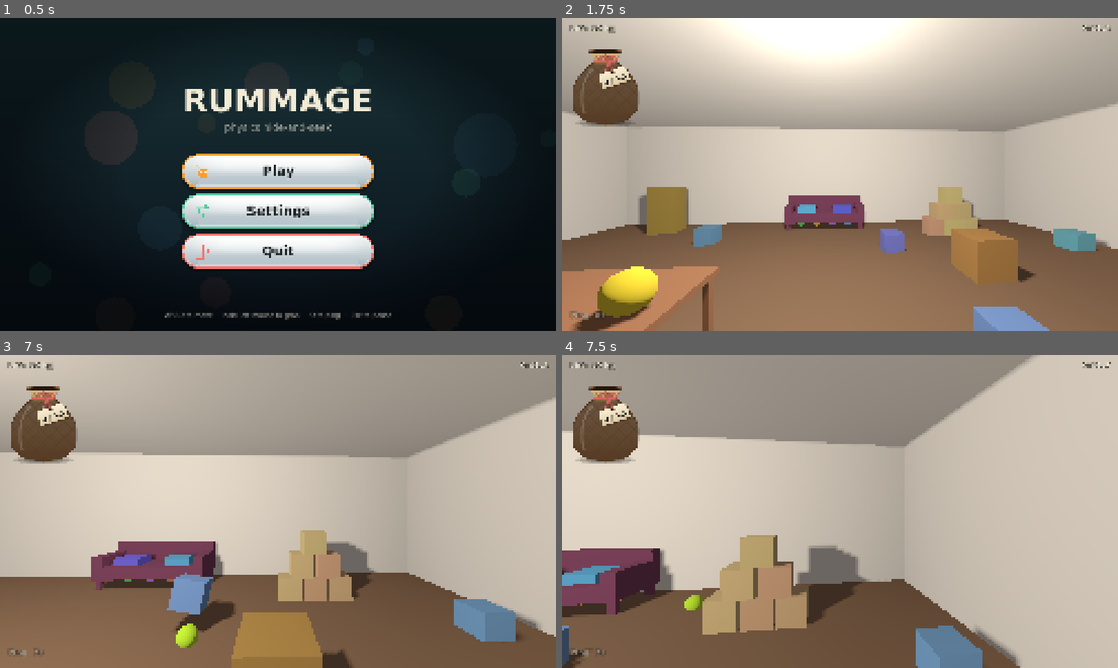
Above: before the commit, frames 1-4 (two rows, left to right).
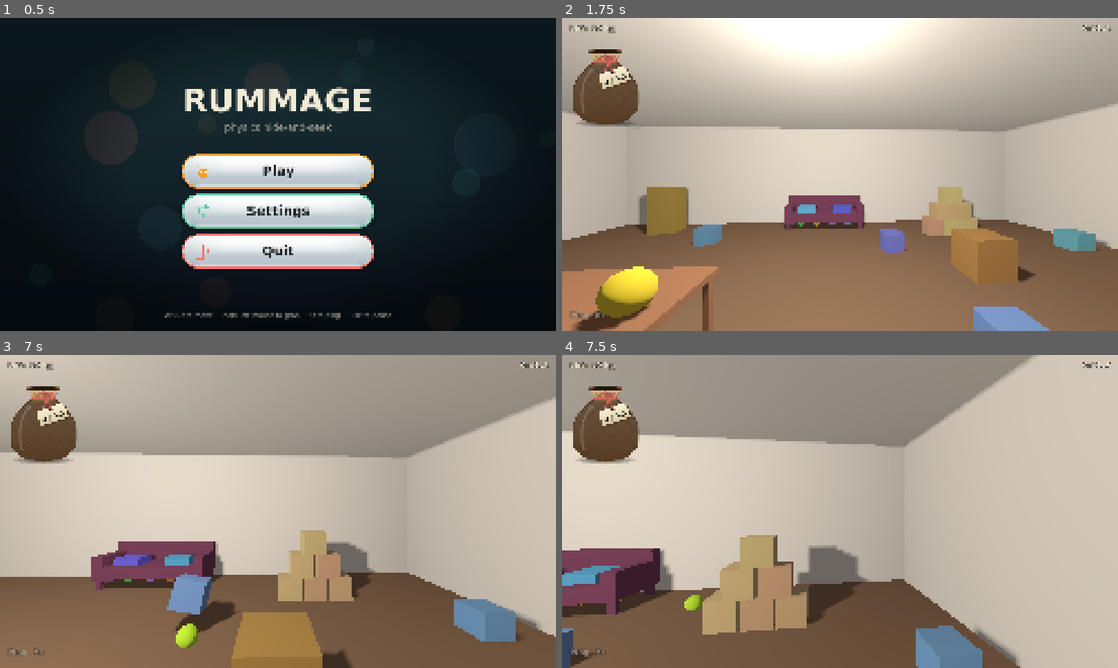
Above: after the commit, the same moments.

Repository: westo27/rummage
Game: Godot game, scene res://scenes/title.tscn
The game is run twice, just before and just after one commit, with the same random seed, the same clock (stepped at 60 frames per second) and the same inputs.
Inputs (mouse positions are in pixels of both pictures, inside the frame that each line leads up to):
- Up to frame 1 (0.5 s): no input
- Up to frame 2 (1.75 s): click (840, 171) at 0.5 s; tap Enter at 1.25 s; move the mouse to (867, 174) at 1.27 s; press the mouse at (867, 174) at 1.28 s; hold W (move_forward) from 1.28 s (still down); tap Q (ping) at 1.55 s
- Up to frame 3 (7 s): move the mouse to (250, 511) at 2.02 s; release the mouse at (250, 511) at 2.03 s; tap Q (ping) at 2.1, 3.8 s; tap Shift (run) at 2.3, 4.55, 6.6 s; move the mouse to (289, 505) at 2.77 s; hold Shift (run) 2.78-3.53 s; click (289, 505) at 3.05 s; tap R (restart) at 3.5, 5.75 s; move the mouse to (272, 517) at 3.52 s; tap Mouse wheel up (beam_further) at 3.6 s; click (272, 517) at 3.67 s; move the mouse to (316, 514) at 4.27 s; hold Mouse wheel down (beam_nearer) 4.28-5.03 s; move the mouse to (233, 508) at 5.02 s; click (233, 508) at 5.1 s; move the mouse to (283, 511) at 5.77 s; hold Q (ping) 5.78-6.53 s; click (283, 511) at 5.92 s; move the mouse to (255, 505) at 6.52 s; release W (move_forward) at 6.53 s; hold D (move_right) from 6.53 s (still down)
- Up to frame 4 (7.5 s): move the mouse to (867, 511) at 7.27 s; release D (move_right) at 7.28 s; hold W (move_forward) from 7.28 s (still down); hold F (throw) from 7.28 s (still down)

Frame 1 is identical in both runs. In frame 2, less than 0.1% of the frame differs, in the area x 6-13%, y 79-100%; in frame 3, less than 0.1%; in frame 4, 0.2%, in the area x 0-6%, y 86-100%.

Commit message:
Add impact sounds: real knocks per material, in 3D
Your choices: real knocks, one sound per material, positioned in 3D,
quieter than the creature squeaks.

- Tones.knock() builds each material's knock from filtered noise plus
  ringing tones (paper, wood, soft, rubber, plastic), three takes each.
- Props listen for hits in _integrate_forces using Jolt's contact
  impulses: a sudden jump in push, summed over three ticks, divided by
  mass. Resting, rolling and dragging stay silent.
- ImpactAudio (Game.impacts) plays them through a pool of 14 3D speakers,
  lower for heavier props, louder for harder hits, capped below squeaks.
- New Impacts tunables; check_impacts test; render_knocks tool saves
  every prop's knock to WAV.

Diff:
--- a/config/tunables.gd
+++ b/config/tunables.gd
@@ -96,3 +96,15 @@
 ## Each creature answers after (its distance × this) seconds, so the answers
 ## ripple outward like sonar and nearer ones come first.
 @export var ping_delay_per_metre: float = 0.07
+
+@export_group("Impacts")
+## A hit has to change an object's speed by at least this much (m/s) to make
+## a sound. Below it, things settling, rolling and sliding stay quiet.
+@export var impact_min_speed: float = 0.8
+## A hit this hard (m/s) or harder plays at full loudness. A crate dropped
+## from head height lands at about 7.
+@export var impact_full_speed: float = 7.0
+## Loudness of the hardest knock, in decibels. The creature squeaks play at
+## squeak_volume_db (-4); keeping this well below means a squeak can always
+## be heard through a crash.
+@export var impact_max_db: float = -10.0
--- a/scenes/props/ball.tscn
+++ b/scenes/props/ball.tscn
@@ -19,6 +19,7 @@
 continuous_cd = true
 script = ExtResource("1_prop")
 hold_radius = 0.12
+impact_material = 3
 tint_variation = 0.4
 
 [node name="Mesh0" type="MeshInstance3D" parent="."]
--- a/scenes/props/bin.tscn
+++ b/scenes/props/bin.tscn
@@ -30,6 +30,7 @@
 continuous_cd = true
 script = ExtResource("1_prop")
 hold_radius = 0.3
+impact_material = 4
 tint_variation = 0.25
 
 [node name="Mesh0" type="MeshInstance3D" parent="."]
--- a/scenes/props/book.tscn
+++ b/scenes/props/book.tscn
@@ -18,6 +18,7 @@
 continuous_cd = true
 script = ExtResource("1_prop")
 hold_radius = 0.15
+impact_material = 0
 tint_variation = 0.7
 
 [node name="Mesh0" type="MeshInstance3D" parent="."]
--- a/scenes/props/cushion.tscn
+++ b/scenes/props/cushion.tscn
@@ -18,6 +18,7 @@
 continuous_cd = true
 script = ExtResource("1_prop")
 hold_radius = 0.3
+impact_material = 2
 tint_variation = 0.2
 
 [node name="Mesh0" type="MeshInstance3D" parent="."]
--- a/scenes/props/small_box.tscn
+++ b/scenes/props/small_box.tscn
@@ -18,6 +18,7 @@
 continuous_cd = true
 script = ExtResource("1_prop")
 hold_radius = 0.3
+impact_material = 0
 tint_variation = 0.08
 
 [node name="Mesh0" type="MeshInstance3D" parent="."]
--- a/scenes/props/sofa.tscn
+++ b/scenes/props/sofa.tscn
@@ -35,6 +35,7 @@
 mass = 60.0
 script = ExtResource("1_prop")
 hold_radius = 1.2
+impact_material = 2
 keep_upright_until_grabbed = true
 
 [node name="Mesh0" type="MeshInstance3D" parent="." unique_id=314207876]
--- a/scripts/game.gd
+++ b/scripts/game.gd
@@ -12,6 +12,8 @@
 ## The player's own preferences (look sensitivity, volume, invert). Lives here
 ## so it survives scene changes and restarts. See scripts/settings.gd.
 var settings: Settings
+## Plays the knocks when props hit things. See scripts/impact_audio.gd.
+var impacts: ImpactAudio
 
 
 func _ready() -> void:
@@ -23,6 +25,8 @@
 	settings.apply_audio()
 	# Swap the mouse arrow for the menus' pointing hand. See pointer_cursor.gd.
 	add_child(PointerCursor.new())
+	impacts = ImpactAudio.new()
+	add_child(impacts)
 
 
 ## Controls are defined here in code rather than in Project Settings > Input Map
--- /dev/null
+++ b/scripts/impact_audio.gd
@@ -0,0 +1,76 @@
+class_name ImpactAudio
+extends Node
+## Plays the knock when a prop hits something, from the spot where it
+## happened, so a crash behind you sounds behind you.
+##
+## A small pool of 3D speakers is shared by every prop, rather than one each:
+## it caps how many knocks can sound at once, so a whole shelf of books
+## tumbling down is a clatter rather than a wall of noise. When every speaker
+## is busy, the one that started longest ago is reused.
+##
+## The Game autoload makes one of these at startup, reachable as Game.impacts.
+## prop.gd decides when something was hit and how hard; this decides what
+## that sounds like.
+
+const VOICES: int = 14
+## Each material's knock is tuned to sound right at roughly this mass (kg).
+## Lighter things play it higher and heavier things lower, which is what
+## turns the soft cushion thump into the sofa's deep thud.
+const REFERENCE_MASS: Dictionary = {
+	Tones.ImpactMaterial.PAPER: 0.75,
+	Tones.ImpactMaterial.WOOD: 7.0,
+	Tones.ImpactMaterial.SOFT: 0.4,
+	Tones.ImpactMaterial.RUBBER: 0.3,
+	Tones.ImpactMaterial.PLASTIC: 2.5,
+}
+
+## Every knock played, newest last: {material, at, speed, mass, db, pitch}.
+## Kept only so tests can check what was heard; trimmed to the last 64.
+var log: Array[Dictionary] = []
+
+var _voices: Array[AudioStreamPlayer3D] = []
+var _oldest: int = 0
+
+
+func _ready() -> void:
+	for i in VOICES:
+		var voice := AudioStreamPlayer3D.new()
+		# The same falloff with distance as the creature squeaks, so the two
+		# sit together in the room.
+		voice.unit_size = 3.0
+		voice.max_distance = 18.0
+		add_child(voice)
+		_voices.append(voice)
+
+
+## `speed` is how hard it hit, as the change in velocity the hit caused (m/s).
+func play(material: Tones.ImpactMaterial, at: Vector3, speed: float, mass: float) -> void:
+	var tune: Tunables = Game.tune
+	var hardness: float = clampf(
+		(speed - tune.impact_min_speed) / (tune.impact_full_speed - tune.impact_min_speed), 0.0, 1.0)
+	# Heavier things are a little louder for the same hit: a 115 kg wardrobe
+	# landing gently still makes itself heard.
+	var heft: float = clampf(0.4 + 0.12 * log(mass + 1.0) / log(2.0), 0.4, 1.2)
+	var loudness: float = hardness * heft
+	if loudness < 0.03:
+		return
+	var voice: AudioStreamPlayer3D = _free_voice()
+	voice.stream = Tones.knock(material, randi() % Tones.KNOCK_VARIANTS)
+	voice.global_position = at
+	voice.volume_db = linear_to_db(loudness) + tune.impact_max_db
+	var pitch: float = pow(REFERENCE_MASS[material] / maxf(mass, 0.01), 0.2)
+	voice.pitch_scale = clampf(pitch, 0.5, 1.6) * randf_range(0.94, 1.06)
+	voice.play()
+	log.append({"material": material, "at": at, "speed": speed, "mass": mass,
+		"db": voice.volume_db, "pitch": voice.pitch_scale})
+	if log.size() > 64:
+		log.pop_front()
+
+
+func _free_voice() -> AudioStreamPlayer3D:
+	for voice in _voices:
+		if not voice.playing:
+			return voice
+	var reused: AudioStreamPlayer3D = _voices[_oldest]
+	_oldest = (_oldest + 1) % VOICES
+	return reused
--- a/scripts/prop.gd
+++ b/scripts/prop.gd
@@ -19,6 +19,8 @@
 ## first lifts it. Used for the sofa and wardrobe, so a lucky throw can't topple
 ## a gated object and skip the gate.
 @export var keep_upright_until_grabbed: bool = false
+## What it's made of, which picks its knock when it hits something.
+@export var impact_material: Tones.ImpactMaterial = Tones.ImpactMaterial.WOOD
 
 ## Collision layer bit values: layer N has value 2^(N-1). See NOTES.md.
 const LAYER_WORLD: int = 1
@@ -28,8 +30,26 @@
 
 const SHUDDER_SECONDS: float = 0.35
 const SHUDDER_AMOUNT: float = 0.035
+## At most one knock per object this often (seconds), so a box rattling on
+## the floor doesn't buzz.
+const KNOCK_COOLDOWN: float = 0.07
+## No knocks for this long after the room loads, while everything settles.
+const QUIET_AFTER_LOAD: float = 1.2
 
 var is_held: bool = false
+
+## How hard the contacts were pushing last physics tick. A knock is a sudden
+## jump above this, so steady pushes (resting on the floor, being dragged
+## along it) make no sound however hard they press.
+var _last_contact_push: float = 0.0
+var _knock_ready_at: float = 0.0
+## A hit is gathered over a few ticks before it's played, because something
+## big lands corner by corner rather than all at once. While gathering:
+## ticks left, the push it was resting with before the hit, and the extra
+## push added up so far.
+var _gather_ticks: int = 0
+var _gather_baseline: float = 0.0
+var _gather_total: float = 0.0
 
 var _meshes: Array[MeshInstance3D] = []
 var _mesh_rest_positions: Array[Vector3] = []
@@ -51,6 +71,10 @@
 	if keep_upright_until_grabbed:
 		axis_lock_angular_x = true
 		axis_lock_angular_z = true
+	# Contacts are only reported to _integrate_forces with monitoring on.
+	contact_monitor = true
+	max_contacts_reported = 4
+	_knock_ready_at = _now() + QUIET_AFTER_LOAD
 	# _physics_process runs every tick once enabled. Most props sit still, so it
 	# stays off until a shudder or a player-collision check needs it.
 	set_physics_process(false)
@@ -95,6 +119,49 @@
 	var waiting_for_player: bool = _ignored_body != null and not is_held
 	if _shudder_left <= 0.0 and not waiting_for_player:
 		set_physics_process(false)
+
+
+## Called by the physics engine during each step, for awake bodies only, with
+## that step's contacts. Used here just to listen for hits.
+##
+## Each contact reports the impulse (push) it gave this tick. Divided by
+## mass, pushes measure how much a hit changed the object's velocity, so a
+## book and a wardrobe are on the same scale.
+##
+## A hit starts when the push jumps sharply above what it was the tick
+## before. From then, the extra push over the next GATHER_TICKS ticks is
+## added up and played as one knock, so a sofa landing leg by leg sounds as
+## hard as it really was.
+const GATHER_TICKS: int = 3
+
+
+func _integrate_forces(state: PhysicsDirectBodyState3D) -> void:
+	var push: float = 0.0
+	for i in state.get_contact_count():
+		push += state.get_contact_impulse(i).length()
+	var jump: float = (push - _last_contact_push) / mass
+	_last_contact_push = push
+
+	if _gather_ticks > 0:
+		_gather_total += maxf(push - _gather_baseline, 0.0)
+		_gather_ticks -= 1
+		if _gather_ticks == 0:
+			Game.impacts.play(impact_material, state.transform.origin, _gather_total / mass, mass)
+		return
+
+	if jump < Game.tune.impact_min_speed:
+		return
+	var now: float = _now()
+	if now < _knock_ready_at:
+		return
+	_knock_ready_at = now + KNOCK_COOLDOWN
+	_gather_baseline = push - jump * mass  # what it was pushing with before
+	_gather_total = push - _gather_baseline
+	_gather_ticks = GATHER_TICKS - 1
+
+
+func _now() -> float:
+	return Time.get_ticks_msec() / 1000.0
 
 
 func _update_shudder(delta: float) -> void:
--- a/scripts/tones.gd
+++ b/scripts/tones.gd
@@ -18,6 +18,92 @@
 ## A longer rising sweep: played when you catch a creature.
 static func capture() -> AudioStreamWAV:
 	return chirp(500.0, 1900.0, 0.2)
+
+
+## What a prop is made of, which decides how it sounds when it hits something.
+## Set per prop scene (Prop.impact_material).
+enum ImpactMaterial { PAPER, WOOD, SOFT, RUBBER, PLASTIC }
+
+## How many slightly different takes of each knock are made, so the same
+## object hitting the floor twice doesn't sound copy-pasted.
+const KNOCK_VARIANTS: int = 3
+
+## The recipe for each material's knock. A knock is a burst of noise (the
+## slap or click of contact) plus a few ringing tones (the body of the object
+## sounding), each fading away at its own rate.
+##   length   seconds of audio
+##   attack   seconds to reach full volume (soft things push in slowly)
+##   noise    [loudness, fade time in s, brightness 0..1]
+##   modes    ringing tones: [frequency Hz, loudness, fade time in s]
+##   drop     how much higher the tones start than they end (rubber's "bonk")
+const KNOCK_RECIPES: Dictionary = {
+	ImpactMaterial.PAPER: {"length": 0.12, "attack": 0.0005, "noise": [0.9, 0.018, 0.55],
+		"modes": [[260.0, 0.35, 0.03], [640.0, 0.15, 0.02]], "drop": 0.0},
+	ImpactMaterial.WOOD: {"length": 0.32, "attack": 0.0005, "noise": [0.45, 0.012, 0.35],
+		"modes": [[180.0, 0.55, 0.11], [420.0, 0.4, 0.07], [810.0, 0.2, 0.04]], "drop": 0.0},
+	ImpactMaterial.SOFT: {"length": 0.26, "attack": 0.006, "noise": [0.5, 0.05, 0.06],
+		"modes": [[95.0, 0.6, 0.07]], "drop": 0.0},
+	ImpactMaterial.RUBBER: {"length": 0.22, "attack": 0.002, "noise": [0.12, 0.01, 0.3],
+		"modes": [[230.0, 0.75, 0.09], [560.0, 0.15, 0.04]], "drop": 0.3},
+	ImpactMaterial.PLASTIC: {"length": 0.16, "attack": 0.0005, "noise": [0.5, 0.015, 0.5],
+		"modes": [[520.0, 0.4, 0.05], [1150.0, 0.3, 0.035], [1900.0, 0.15, 0.02]], "drop": 0.0},
+}
+
+
+## One take of a material's knock. Built once and cached, like the others.
+## Each variant nudges the tones' pitches a little and uses different noise.
+static func knock(material: ImpactMaterial, variant: int) -> AudioStreamWAV:
+	var key: String = "knock-%d-%d" % [material, variant]
+	if _cache.has(key):
+		return _cache[key]
+
+	var recipe: Dictionary = KNOCK_RECIPES[material]
+	# A seeded random generator: the same material and variant always gives
+	# the same sound, so it doesn't change between runs.
+	var rng := RandomNumberGenerator.new()
+	rng.seed = material * 100 + variant
+	var modes: Array = []
+	for mode: Array in recipe["modes"]:
+		modes.append([mode[0] * rng.randf_range(0.94, 1.06), mode[1], mode[2]])
+
+	var length: int = int(recipe["length"] * MIX_RATE)
+	var noise: Array = recipe["noise"]
+	var samples := PackedFloat32Array()
+	samples.resize(length)
+	var phases := PackedFloat32Array()
+	phases.resize(modes.size())
+	var filtered: float = 0.0
+	var peak: float = 0.0
+	for i in length:
+		var t: float = float(i) / MIX_RATE
+		var attack: float = minf(t / recipe["attack"], 1.0)
+		# Noise through a one-pole low-pass filter: brightness 1 lets it all
+		# through (a hiss), near 0 leaves only the low rumble (a thud).
+		filtered += (rng.randf_range(-1.0, 1.0) - filtered) * noise[2]
+		var value: float = filtered * noise[0] * exp(-t / noise[1])
+		var bend: float = 1.0 + recipe["drop"] * exp(-t / 0.03)
+		for m in modes.size():
+			var mode: Array = modes[m]
+			phases[m] += TAU * mode[0] * bend / MIX_RATE
+			value += sin(phases[m]) * mode[1] * exp(-t / mode[2])
+		# Fade the last 10 ms to silence so the end never clicks.
+		var tail: float = clampf((length - i) / (0.01 * MIX_RATE), 0.0, 1.0)
+		value *= attack * tail
+		samples[i] = value
+		peak = maxf(peak, absf(value))
+
+	# Every take peaks at the same level, so loudness is set only at play time.
+	var data := PackedByteArray()
+	data.resize(length * 2)
+	for i in length:
+		data.encode_s16(i * 2, int(samples[i] / peak * 0.85 * 32767.0))
+	var wav := AudioStreamWAV.new()
+	wav.format = AudioStreamWAV.FORMAT_16_BITS
+	wav.mix_rate = MIX_RATE
+	wav.stereo = false
+	wav.data = data
+	_cache[key] = wav
+	return wav
 
 
 ## Marbles knocking together in the HUD bag: very short and high, so it reads
--- /dev/null
+++ b/tests/check_impacts.gd
@@ -0,0 +1,109 @@
+extends Node
+## Headless check for impact sounds: things knock when they hit, by material,
+## louder for harder hits, lower for heavier things, and stay quiet when
+## they're only resting or being set down gently. Not part of the game.
+## Run: Godot --headless --path . res://tests/check_impacts.tscn
+
+var _failures: int = 0
+var _main: Node
+
+
+func _ready() -> void:
+	_run.call_deferred()
+
+
+func _run() -> void:
+	_main = (load("res://scenes/main.tscn") as PackedScene).instantiate()
+	get_tree().root.add_child(_main)
+	await _wait(2.0)
+	_check("the room settles in silence", Game.impacts.log.is_empty(),
+		"%d knocks" % Game.impacts.log.size())
+
+	# --- A crate dropped from 2 m knocks, as wood, from where it landed ---
+	var crate: Prop = _main.get_node("MainRoomProps/CrateA")
+	var crate_knock: Dictionary = await _drop(crate, 2.0)
+	_check("a dropped crate knocks", not crate_knock.is_empty(), "")
+	if not crate_knock.is_empty():
+		_check("it sounds like wood", crate_knock.material == Tones.ImpactMaterial.WOOD,
+			"material %d" % crate_knock.material)
+		_check("the sound comes from the crate",
+			(crate_knock.at as Vector3).distance_to(crate.global_position) < 0.6,
+			"%.2f m away" % (crate_knock.at as Vector3).distance_to(crate.global_position))
+		_check("a hard landing is near full loudness", crate_knock.db > Game.tune.impact_max_db - 4.0,
+			"%.1f dB" % crate_knock.db)
+		_check("knocks stay quieter than the squeaks", crate_knock.db < Game.tune.squeak_volume_db,
+			"%.1f dB vs squeak %.1f dB" % [crate_knock.db, Game.tune.squeak_volume_db])
+
+	# --- Set down gently: no sound ---
+	await _wait(1.0)
+	var gentle: Dictionary = await _drop(crate, 0.02)
+	_check("a crate set down gently is silent", gentle.is_empty(),
+		"" if gentle.is_empty() else "%.2f m/s" % gentle.speed)
+
+	# --- Resting stays silent ---
+	await _wait(0.5)
+	var before: int = Game.impacts.log.size()
+	await _wait(1.5)
+	_check("resting things stay silent", Game.impacts.log.size() == before,
+		"%d new knocks" % (Game.impacts.log.size() - before))
+
+	# --- Materials and pitch ---
+	# Moved to open floor first, so they land on the floor and nothing else.
+	var book: Prop = _main.get_node("MainRoomProps/ShelfBook01")
+	book.global_position = Vector3(0.5, 0.1, 2.5)
+	var book_knock: Dictionary = await _drop(book, 1.5)
+	_check("a book sounds like paper", not book_knock.is_empty()
+		and book_knock.material == Tones.ImpactMaterial.PAPER, "%s" % book_knock)
+	var sofa_knock: Dictionary = await _drop(_main.get_node("MainRoomProps/Sofa"), 0.6)
+	_check("the sofa sounds soft", not sofa_knock.is_empty()
+		and sofa_knock.material == Tones.ImpactMaterial.SOFT, "%s" % sofa_knock)
+	_check("the sofa lands with a proper thud, not a whisper",
+		not sofa_knock.is_empty() and sofa_knock.db > Game.tune.impact_max_db - 12.0,
+		"%.1f dB" % sofa_knock.get("db", -99.0))
+	# Pitch scales within a material: the same soft thump, lower for the
+	# heavier thing. (Across materials each has its own natural pitch.)
+	var cushion: Prop = _main.get_node("MainRoomProps/CushionL")
+	cushion.global_position = Vector3(1.5, 0.1, 2.5)
+	var cushion_knock: Dictionary = await _drop(cushion, 1.5)
+	_check("the sofa thuds lower than a cushion", not cushion_knock.is_empty()
+		and not sofa_knock.is_empty() and sofa_knock.pitch < cushion_knock.pitch * 0.7,
+		"cushion %.2f, sofa %.2f" % [cushion_knock.get("pitch", 0.0), sofa_knock.get("pitch", 0.0)])
+	var ball: Prop = _main.get_node("MainRoomProps/BallFloor")
+	ball.global_position = Vector3(-0.5, 0.15, 2.5)
+	var ball_knock: Dictionary = await _drop(ball, 1.5)
+	_check("a ball sounds like rubber", not ball_knock.is_empty()
+		and ball_knock.material == Tones.ImpactMaterial.RUBBER, "%s" % ball_knock)
+
+	print("RESULT: %s" % ("ALL PASS" if _failures == 0 else "%d FAILED" % _failures))
+	get_tree().quit(_failures)
+
+
+## Lifts a prop straight up by `height`, lets it fall, and returns its
+## loudest knock (or an empty Dictionary if it made none). The loudest, not
+## the first: lifting the sofa out from under its own cushions means it
+## brushes them on the way down before it lands.
+func _drop(prop: Prop, height: float) -> Dictionary:
+	prop.global_position += Vector3.UP * height
+	prop.linear_velocity = Vector3.ZERO
+	prop.angular_velocity = Vector3.ZERO
+	prop.sleeping = false
+	prop.reset_physics_interpolation()
+	var before: int = Game.impacts.log.size()
+	await _wait(1.2)
+	var loudest: Dictionary = {}
+	for i in range(before, Game.impacts.log.size()):
+		var knock: Dictionary = Game.impacts.log[i]
+		if is_equal_approx(knock.mass, prop.mass) and (loudest.is_empty() or knock.db > loudest.db):
+			loudest = knock
+	return loudest
+
+
+func _wait(seconds: float) -> void:
+	for i in int(seconds * Engine.physics_ticks_per_second):
+		await get_tree().physics_frame
+
+
+func _check(label: String, ok: bool, detail: String) -> void:
+	if not ok:
+		_failures += 1
+	print("%s  %s  (%s)" % ["PASS" if ok else "FAIL", label, detail])
--- /dev/null
+++ b/tests/check_impacts.tscn
@@ -0,0 +1,6 @@
+[gd_scene format=3]
+
+[ext_resource type="Script" path="res://tests/check_impacts.gd" id="1"]
+
+[node name="CheckImpacts" type="Node"]
+script = ExtResource("1")
--- /dev/null
+++ b/tests/render_knocks.gd
@@ -0,0 +1,40 @@
+extends Node
+## Tool, not a test: saves each prop's knock as a WAV in user://knocks, at the
+## pitch it plays for that prop's mass, so they can be listened to outside the
+## game. Each file has the three variants one after another.
+## Run: Godot --headless --path . res://tests/render_knocks.tscn
+
+const PROPS: Array = [
+	["01_book", Tones.ImpactMaterial.PAPER, 0.66],
+	["02_small_box", Tones.ImpactMaterial.PAPER, 2.0],
+	["03_ball", Tones.ImpactMaterial.RUBBER, 0.3],
+	["04_bin", Tones.ImpactMaterial.PLASTIC, 2.5],
+	["05_cushion", Tones.ImpactMaterial.SOFT, 0.4],
+	["06_crate", Tones.ImpactMaterial.WOOD, 7.0],
+	["07_table", Tones.ImpactMaterial.WOOD, 6.0],
+	["08_bookcase", Tones.ImpactMaterial.WOOD, 9.0],
+	["09_sofa", Tones.ImpactMaterial.SOFT, 60.0],
+	["10_wardrobe", Tones.ImpactMaterial.WOOD, 115.0],
+]
+
+
+func _ready() -> void:
+	DirAccess.make_dir_recursive_absolute("user://knocks")
+	for entry: Array in PROPS:
+		var pitch: float = clampf(pow(ImpactAudio.REFERENCE_MASS[entry[1]] / entry[2], 0.2), 0.5, 1.6)
+		var data := PackedByteArray()
+		for variant in Tones.KNOCK_VARIANTS:
+			data.append_array(Tones.knock(entry[1], variant).data)
+			# 0.35 s of silence between takes.
+			var gap := PackedByteArray()
+			gap.resize(int(0.35 * Tones.MIX_RATE) * 2)
+			data.append_array(gap)
+		var wav := AudioStreamWAV.new()
+		wav.format = AudioStreamWAV.FORMAT_16_BITS
+		wav.stereo = false
+		# Playing the same samples at a different rate is the pitch change.
+		wav.mix_rate = int(Tones.MIX_RATE * pitch)
+		wav.data = data
+		wav.save_to_wav("user://knocks/%s.wav" % entry[0])
+	print("Saved to %s" % ProjectSettings.globalize_path("user://knocks"))
+	get_tree().quit()
--- /dev/null
+++ b/tests/render_knocks.tscn
@@ -0,0 +1,6 @@
+[gd_scene format=3]
+
+[ext_resource type="Script" path="res://tests/render_knocks.gd" id="1"]
+
+[node name="RenderKnocks" type="Node"]
+script = ExtResource("1")
Not shown, added: scripts/impact_audio.gd.uid
Not shown, changed: NOTES.md
